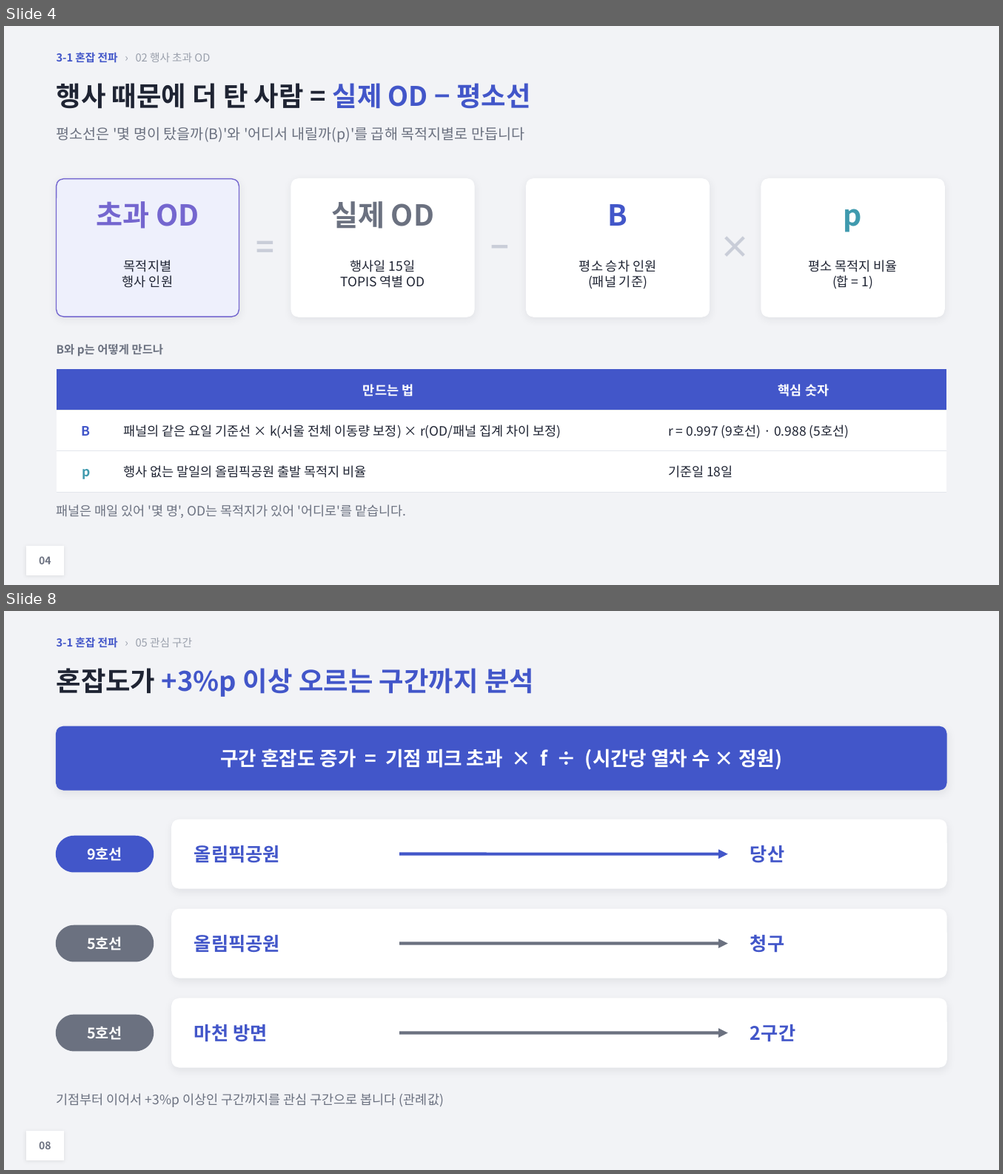
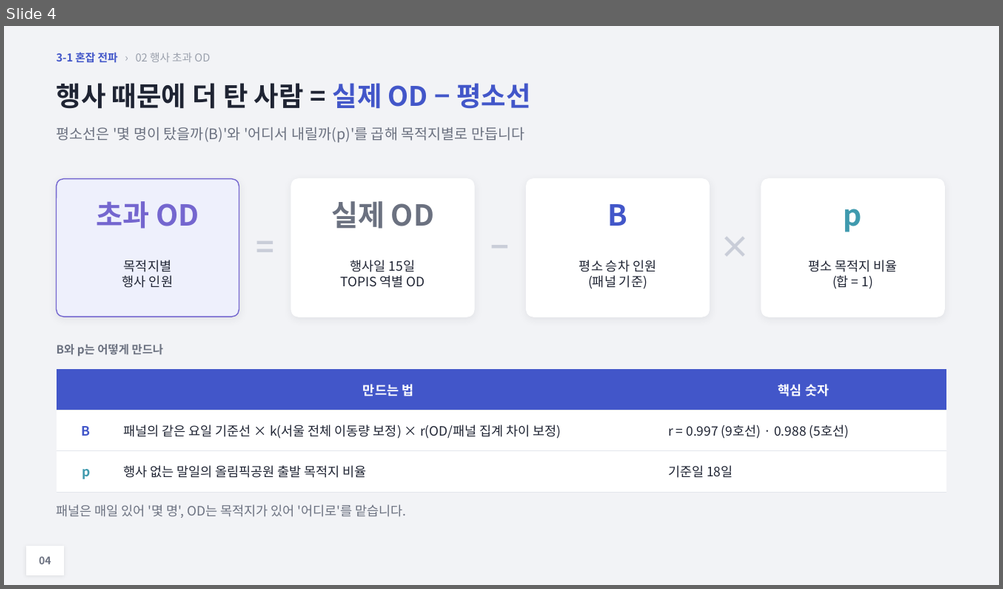
Before and after one commit to HUFS-DAT/dat-datasets, a slide deck: submissions/8기/넥서스_NEXUS/NEXUS_Phase3.pptx. Shown one above the other, each under a label of ours: slides 4 and 8 before the commit, slide 4 after it; the slides between them are not shown. The pictures are 1003x1174 and 1003x589 pixels, drawn with LibreOffice and Linux fonts; fonts in the diff are those of the drawing. Boxes give left, top, right and bottom in pixels: in the first picture for what was removed or moved away, otherwise in the second. Text is boxed around its words. In the diff, an @@ line names an element or a change of style, - is before the commit and + after.

```diff
--- a/submissions/8기/넥서스_NEXUS/NEXUS_Phase3.pptx
+++ b/submissions/8기/넥서스_NEXUS/NEXUS_Phase3.pptx
@@ slide 8 removed at [4,611,999,1170], background #F2F3F6 @@
@@ text removed at [57,637,192,648] @@
-3-1 혼잡 전파 › 05 관심 구간
@@ text removed at [57,668,534,697] @@
-혼잡도가 +3%p 이상 오르는 구간까지 분석
@@ rounded rectangle removed at [57,726,946,790] @@
@@ text removed at [221,749,782,769] @@
-구간 혼잡도 증가 = 기점 피크 초과 × f ÷ (시간당 열차 수 × 정원)
@@ rounded rectangle removed at [172,820,946,889] @@
@@ rounded rectangle removed at [57,836,153,872] @@
@@ text removed at [87,847,122,861] @@
-9호선
@@ text removed at [194,846,280,863] @@
-올림픽공원
@@ arrow removed from (399, 854) to (728, 854) @@
@@ text removed at [750,846,784,863] @@
-당산
@@ rounded rectangle removed at [172,909,946,978] @@
@@ rounded rectangle removed at [57,925,153,962] @@
@@ text removed at [87,937,122,951] @@
-5호선
@@ text removed at [194,935,280,953] @@
-올림픽공원
@@ text removed at [750,935,784,953] @@
-청구
@@ arrow removed from (399, 944) to (728, 944) @@
@@ rounded rectangle removed at [172,999,946,1068] @@
@@ rounded rectangle removed at [57,1015,153,1051] @@
@@ text removed at [87,1026,122,1040] @@
-5호선
@@ text removed at [194,1025,267,1042] @@
-마천 방면
@@ text removed at [750,1025,795,1042] @@
-2구간
@@ arrow removed from (399, 1034) to (728, 1034) @@
@@ text removed at [57,1093,444,1108] @@
-기점부터 이어서 +3%p 이상인 구간까지를 관심 구간으로 봅니다 (관례값)
@@ rectangle removed at [26,1132,64,1160] @@
@@ text removed at [39,1142,51,1150] @@
-08
```
Also in this commit, not shown: 6 slides changed, 1 slide added, 2 other slides removed.
